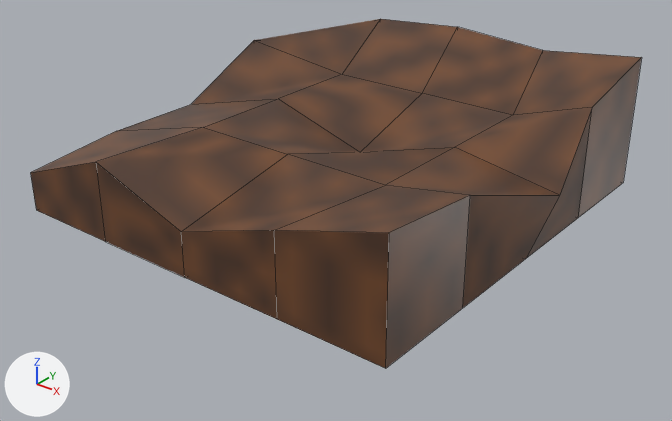
Two versions of the OBJ model meshes/bare-cube.obj, one commit apart.
One viewpoint serves both versions: a 50 mm lens placed at (1.261, -1.588, 0.484), pointed at (0.043, -0.065, -0.46). The lights are fixed; the arrows at lower left show +X, +Y and +Z. Mesh edges are drawn as thin lines. Where no turn or scale is listed for an object, it has been applied to the vertices.
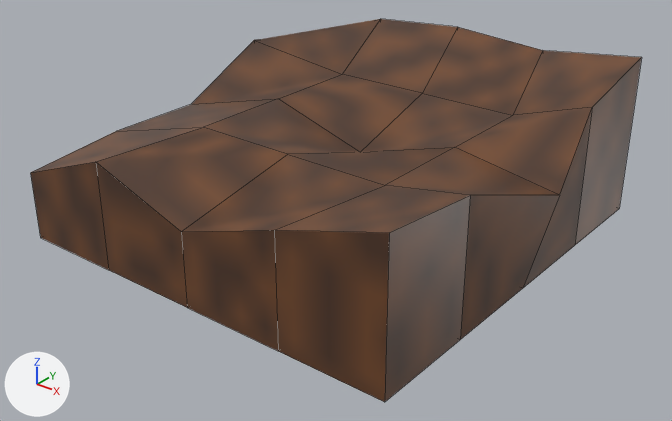
What the commit changed:
me_cube_001 has 50 vertices, 48 faces and spans x -0.5..0.559, y -0.5..0.5, z -0.5..-0.14.
me_cube_001 is used by ob_cube_001; location (0.0, 0.0, 0.0).
me_cube_001 part 1: all 25 vertices in x -0.5..0.5, y -0.5..0.5, z -0.5..-0.459 are scaled about their middle by (1, 1, 0.112), then moved by (0.0, 0.0, -0.053).

What differs and where, as boxes (x1, y1, x2, y2) in the pictures (672 x 421 px; the box of a moved part takes in the faces that stretch with it):
'Cube.001', reshaped (10% taller): before (31, 19, 642, 368); after (31, 19, 642, 402)
part 1 of me_cube_001, moved or reshaped: before (31, 57, 642, 368); after (31, 57, 642, 402)
